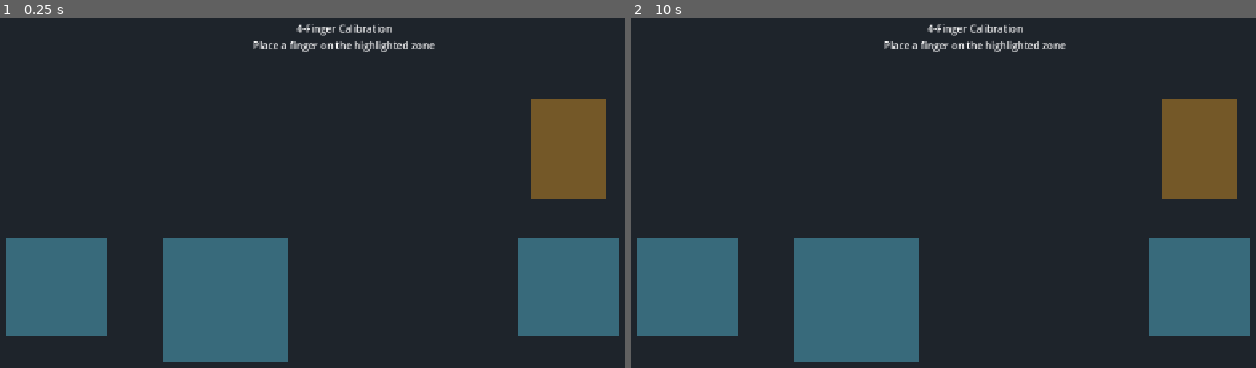
Above: before the commit, frames 1-2 (left to right).
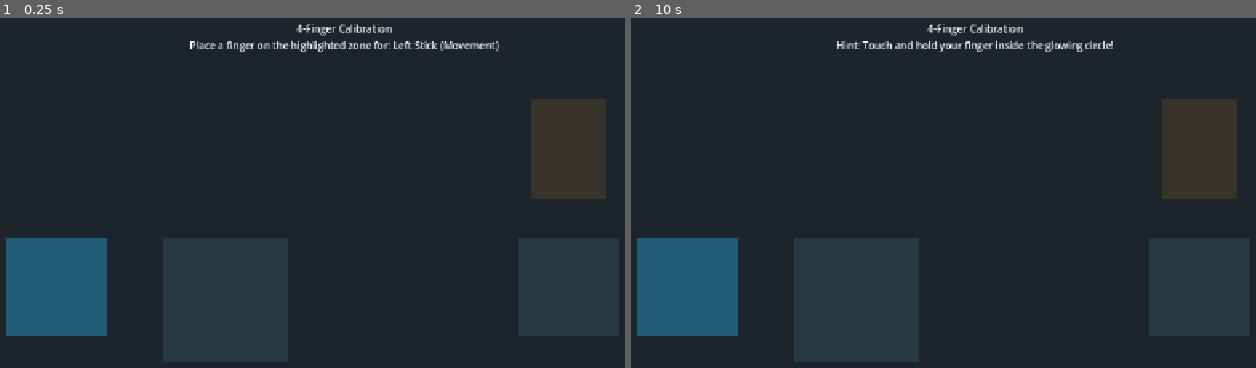
Above: after the commit, the same moments.

Repository: aryasn8ngmail-blip/steady-shot
Game: Godot game, scene res://ui/calibration/CalibrationScreen.tscn
The game is run twice, just before and just after one commit, with the same random seed, the same clock (stepped at 60 frames per second) and the same inputs.
Inputs (mouse positions are in pixels of both pictures, inside the frame that each line leads up to):
- Up to frame 1 (0.25 s): no input
- Up to frame 2 (10 s): tap Enter at 0.5, 2, 3.5 s; move the mouse to (1149, 189) at 0.52 s; click (1149, 189) at 0.67 s; tap Space at 1.25, 2.75, 4.25 s; drag from (812, 235) to (937, 301) at 1.27 s; move the mouse to (1056, 112) at 2.02 s; click (1056, 112) at 2.17 s; drag from (937, 301) to (737, 144) at 2.77 s; move the mouse to (1212, 280) at 3.52 s; click (1212, 280) at 3.67 s; drag from (737, 144) to (856, 98) at 4.27 s; move the mouse to (1012, 210) at 5.02 s; click (1012, 210) at 5.17 s; drag from (856, 98) to (812, 235) at 5.77 s; move the mouse to (1149, 189) at 6.52 s; click (1149, 189) at 6.67 s; drag from (812, 235) to (937, 301) at 7.27 s; move the mouse to (1056, 112) at 8.02 s; click (1056, 112) at 8.17 s; drag from (937, 301) to (737, 144) at 8.77 s; move the mouse to (1212, 280) at 9.52 s; click (1212, 280) at 9.67 s

The runs differ from the first frame. In frame 1, 16% of the frame differs, in the area x 26-100%, y 6-99%; in frame 2, 16%.
Error before the commit: Parse Error: Cannot infer the type of "current_control" variable because the value doesn't have a set type. (res://ui/calibration/CalibrationScreen.gd:34)

Commit message:
fix(gdscript): explicitly type steps array and control variables to resolve parser inference error
Co-authored-by: aryasn8ngmail-blip <326928353+aryasn8ngmail-blip@users.noreply.github.com>

Diff:
--- a/ui/calibration/CalibrationScreen.gd
+++ b/ui/calibration/CalibrationScreen.gd
@@ -10,8 +10,8 @@
 @onready var timeout_timer: Timer = $TimeoutTimer
 
 var calibration_step: int = 0
-var steps := ["l_stick", "r_stick", "balance_pad", "trigger"]
-var step_names := {
+var steps: Array[String] = ["l_stick", "r_stick", "balance_pad", "trigger"]
+var step_names: Dictionary = {
 	"l_stick": "Left Stick (Movement)",
 	"r_stick": "Right Stick (Aiming)",
 	"balance_pad": "Balance Pad",
@@ -31,9 +31,9 @@
 		_calibration_complete()
 		return
 
-	var current_control := steps[calibration_step]
+	var current_control: String = steps[calibration_step]
 	title_label.text = "4-Finger Calibration"
-	hint_label.text = "Place a finger on the highlighted zone for: " + step_names[current_control]
+	hint_label.text = "Place a finger on the highlighted zone for: " + String(step_names.get(current_control, ""))
 	_highlight_zone(current_control)
 	timeout_timer.start(10.0)
 
@@ -61,7 +61,7 @@
 	if calibration_step >= steps.size():
 		return
 
-	var current_control := steps[calibration_step]
+	var current_control: String = steps[calibration_step]
 	var zone_node := _get_target_zone_node(current_control)
 
 	if zone_node != null:
--- a/ui/settings/LayoutSettings.gd
+++ b/ui/settings/LayoutSettings.gd
@@ -46,9 +46,9 @@
 	if has_node("/root/SettingsManager"):
 		var sm = get_node("/root/SettingsManager")
 		var saved_layouts: Dictionary = sm.settings.get("saved_layouts", {})
-		var idx := 1
+		var idx: int = 1
 		for layout_name in saved_layouts:
-			preset_option.add_item(layout_name, idx)
+			preset_option.add_item(String(layout_name), idx)
 			idx += 1
 
 func _apply_loaded_settings() -> void:
@@ -66,8 +66,8 @@
 func _apply_control_config(c_name: String, node: Control, sm: Node) -> void:
 	var cfg: Dictionary = sm.get_control_config(c_name)
 	var pos_dict: Dictionary = cfg.get("position", {"x": 0.5, "y": 0.5})
-	var viewport_size := get_viewport_rect().size
-	node.position = Vector2(pos_dict.get("x", 0.5) * viewport_size.x, pos_dict.get("y", 0.5) * viewport_size.y)
+	var viewport_size: Vector2 = get_viewport_rect().size
+	node.position = Vector2(float(pos_dict.get("x", 0.5)) * viewport_size.x, float(pos_dict.get("y", 0.5)) * viewport_size.y)
 	node.scale = Vector2.ONE * float(cfg.get("scale", 1.0))
 	node.rotation_degrees = float(cfg.get("rotation", 0.0))
 	node.modulate = Color(1, 1, 1, float(cfg.get("opacity", 0.85)))
@@ -76,12 +76,12 @@
 	if not has_node("/root/SettingsManager"):
 		return
 	var sm = get_node("/root/SettingsManager")
-	var node := _get_node_by_name(current_control_name)
+	var node: Control = _get_node_by_name(current_control_name)
 	if node == null:
 		return
 
-	var viewport_size := get_viewport_rect().size
-	var cfg := {
+	var viewport_size: Vector2 = get_viewport_rect().size
+	var cfg: Dictionary = {
 		"position": {"x": clamp(node.position.x / viewport_size.x, 0.0, 1.0), "y": clamp(node.position.y / viewport_size.y, 0.0, 1.0)},
 		"scale": node.scale.x,
 		"rotation": node.rotation_degrees,
@@ -98,7 +98,7 @@
 	return null
 
 func _update_sliders_for_current() -> void:
-	var node := _get_node_by_name(current_control_name)
+	var node: Control = _get_node_by_name(current_control_name)
 	if node != null:
 		scale_slider.value = node.scale.x
 		rotation_slider.value = node.rotation_degrees
@@ -113,19 +113,19 @@
 	_update_sliders_for_current()
 
 func _on_scale_changed(val: float) -> void:
-	var node := _get_node_by_name(current_control_name)
+	var node: Control = _get_node_by_name(current_control_name)
 	if node != null:
 		node.scale = Vector2.ONE * clamp(val, 0.6, 1.6)
 		_save_current_control_config()
 
 func _on_rotation_changed(val: float) -> void:
-	var node := _get_node_by_name(current_control_name)
+	var node: Control = _get_node_by_name(current_control_name)
 	if node != null:
 		node.rotation_degrees = val
 		_save_current_control_config()
 
 func _on_opacity_changed(val: float) -> void:
-	var node := _get_node_by_name(current_control_name)
+	var node: Control = _get_node_by_name(current_control_name)
 	if node != null:
 		node.modulate = Color(1, 1, 1, clamp(val, 0.2, 1.0))
 		_save_current_control_config()
@@ -134,10 +134,10 @@
 	if not has_node("/root/SettingsManager"):
 		return
 	var sm = get_node("/root/SettingsManager")
-	var controls := ["l_stick", "balance_pad", "r_stick", "trigger"]
+	var controls: Array[String] = ["l_stick", "balance_pad", "r_stick", "trigger"]
 
 	for c_name in controls:
-		var cfg = sm.get_control_config(c_name)
+		var cfg: Dictionary = sm.get_control_config(c_name)
 		if cfg.has("position") and cfg["position"].has("x"):
 			cfg["position"]["x"] = clamp(1.0 - float(cfg["position"]["x"]), 0.0, 1.0)
 			sm.set_control_config(c_name, cfg)
@@ -156,14 +156,14 @@
 func _on_save_preset_pressed() -> void:
 	if has_node("/root/SettingsManager"):
 		var sm = get_node("/root/SettingsManager")
-		var preset_name := "Layout_" + str(Time.get_unix_time_from_system())
+		var preset_name: String = "Layout_" + str(Time.get_unix_time_from_system())
 		sm.save_named_layout(preset_name)
 		_load_presets_ui()
 
 func _on_preset_selected(idx: int) -> void:
 	if idx <= 0:
 		return
-	var layout_name := preset_option.get_item_text(idx)
+	var layout_name: String = preset_option.get_item_text(idx)
 	if has_node("/root/SettingsManager"):
 		var sm = get_node("/root/SettingsManager")
 		if sm.load_named_layout(layout_name):
@@ -172,11 +172,11 @@
 func _gui_input(event: InputEvent) -> void:
 	if event is InputEventMouseButton or event is InputEventScreenTouch:
 		if event.pressed:
-			var node := _get_node_by_name(current_control_name)
+			var node: Control = _get_node_by_name(current_control_name)
 			if node != null:
-				var m_pos = event.position
-				var local_pos = node.get_global_transform().affine_inverse() * m_pos
-				var node_rect = Rect2(Vector2.ZERO, node.size)
+				var m_pos: Vector2 = event.position
+				var local_pos: Vector2 = node.get_global_transform().affine_inverse() * m_pos
+				var node_rect := Rect2(Vector2.ZERO, node.size)
 				if node_rect.has_point(local_pos):
 					is_dragging = true
 					drag_start_offset = m_pos - node.position
@@ -185,7 +185,7 @@
 
 	elif event is InputEventMouseMotion or event is InputEventScreenDrag:
 		if is_dragging:
-			var node := _get_node_by_name(current_control_name)
+			var node: Control = _get_node_by_name(current_control_name)
 			if node != null:
 				node.position = event.position - drag_start_offset
 				_save_current_control_config()
